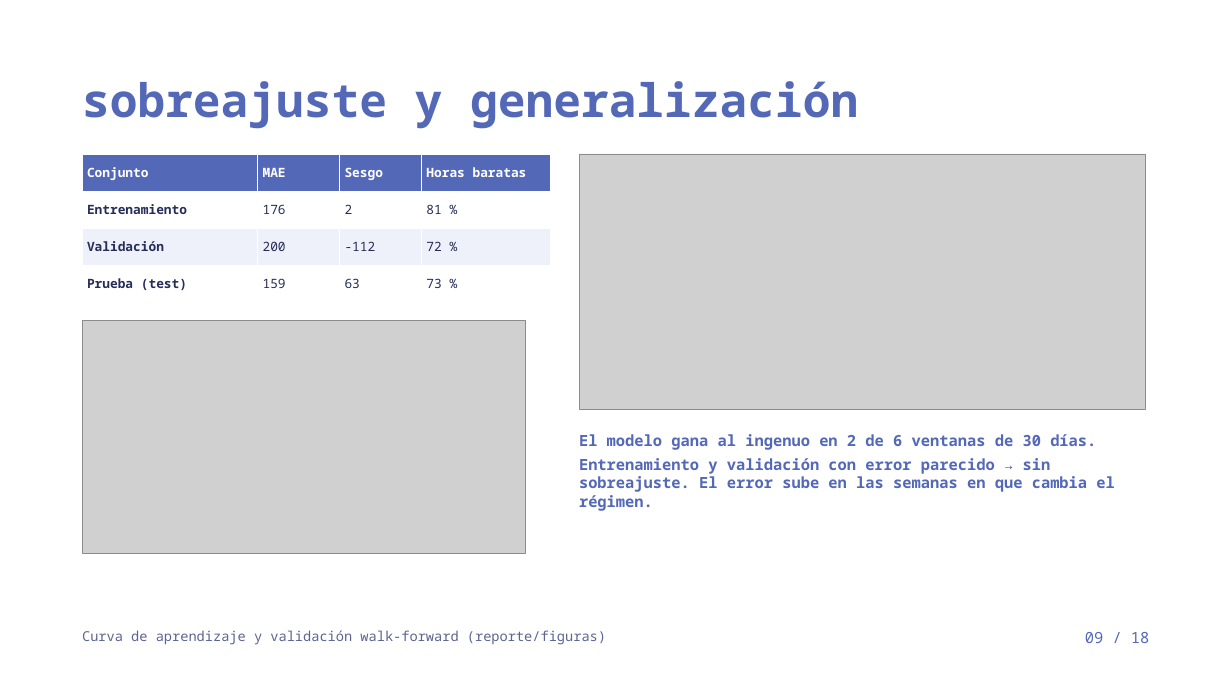
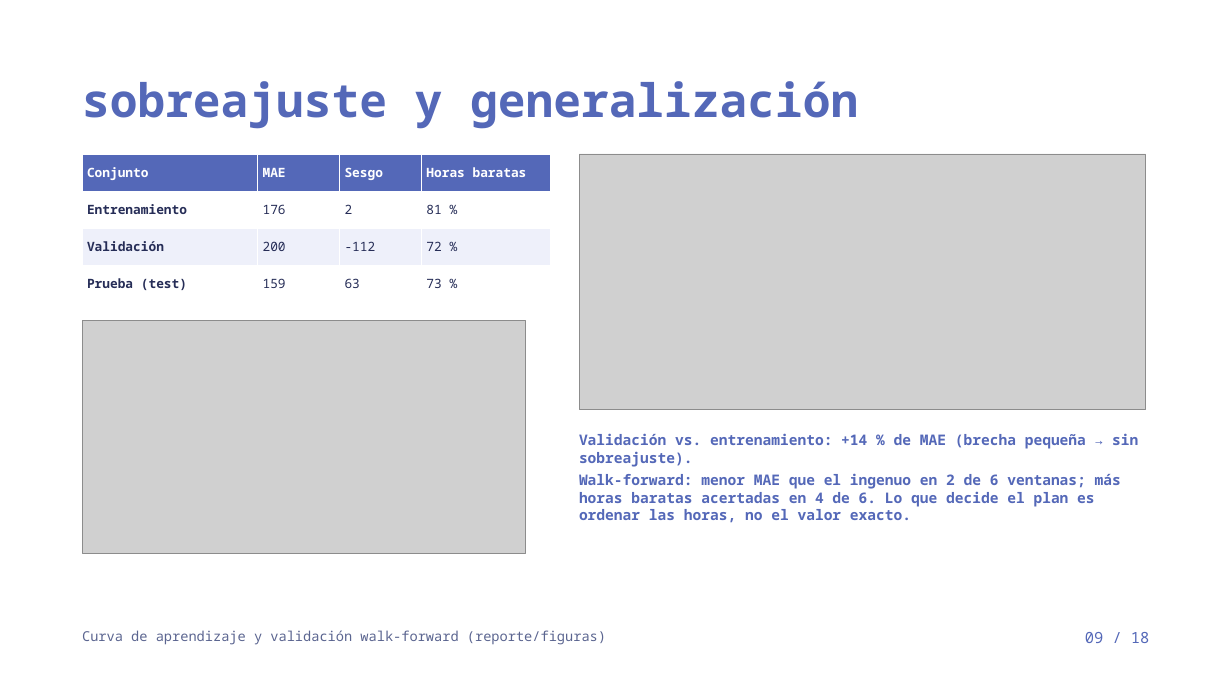
Before and after one commit to julianordonez2005/VatioPlan, a slide deck: slide 9 of entregables/VatioPlan_Proyecto_Final.pptx. Drawn at 1232x693 pixels with LibreOffice and Linux fonts; fonts in the diff are those of the drawing; grey boxes stand for pictures. Boxes give left, top, right and bottom in pixels: in the first picture for what was removed or moved away, otherwise in the second. Text is boxed around its words. In the diff, an @@ line names an element or a change of style, - is before the commit and + after.

```diff
--- a/entregables/VatioPlan_Proyecto_Final.pptx
+++ b/entregables/VatioPlan_Proyecto_Final.pptx
@@ text at bbox=[579, 433, 1138, 523]: text changed; size 18 to 17 pt @@
-El modelo gana al ingenuo en 2 de 6 ventanas de 30 días.
-Entrenamiento y validación con error parecido → sin sobreajuste. El error sube en las semanas en que cambia el régimen.
+Validación vs. entrenamiento: +14 % de MAE (brecha pequeña → sin sobreajuste).
+Walk-forward: menor MAE que el ingenuo en 2 de 6 ventanas; más horas baratas acertadas en 4 de 6. Lo que decide el plan es ordenar las horas, no el valor exacto.
```
Also in this commit, not shown: 1 other slide changed, 7 other files.
